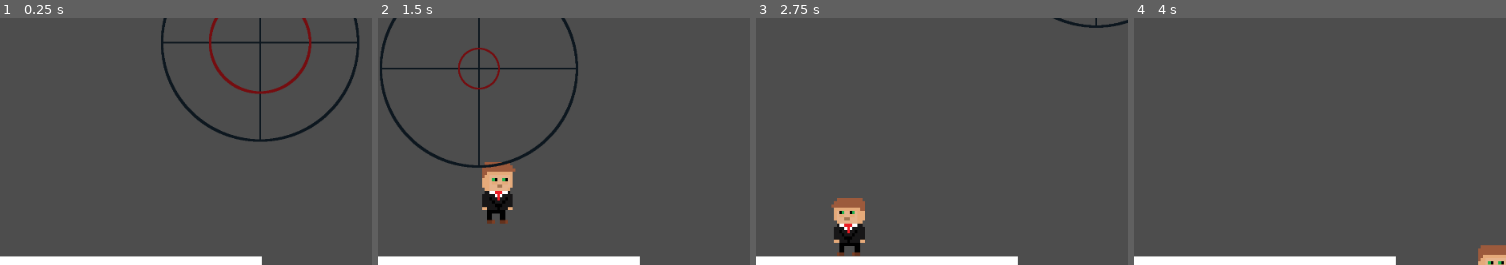
Above: before the commit, frames 1-4 (left to right).
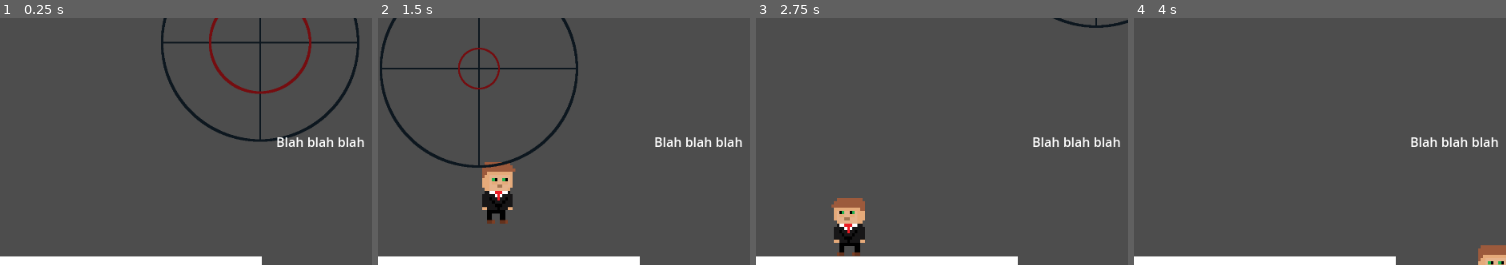
Above: after the commit, the same moments.

Repository: azsocha/Protect-the-VIP
Game: Godot game, scene res://FinalLevel.tscn
Two runs of this game, one before a commit and one after it. Both use one fixed random seed, a clock stepped at 60 frames per second and the inputs below. This scene is started directly instead of the project's main scene. The engine's default icon, where the game draws it, is replaced by a stand-in: a white triangle on a blue panel in a dark square.
Inputs (mouse positions are % of the whole screen's width and height, from its top left):
- Up to frame 1 (0.25 s): no input
- Up to frame 2 (1.5 s): tap Enter at 0.5 s; move the mouse to (77, 42) at 0.52 s; hold Right (move_right) from 0.53 s (still down); click (77, 42) at 0.6 s; tap Space (jump) at 0.77 s; move the mouse to (32, 53) at 1.27 s; click (32, 53) at 1.35 s
- Up to frame 3 (2.75 s): tap Space (jump) at 1.52 s; move the mouse to (64, 25) at 2.02 s; release Right (move_right) at 2.03 s; hold A (move_left) from 2.03 s (still down); click (64, 25) at 2.1 s
- Up to frame 4 (4 s): move the mouse to (48, 69) at 2.77 s; release A (move_left) at 2.78 s; hold Right (move_right) from 2.78 s (still down); click (48, 69) at 2.85 s; tap Space (jump) at 3.02, 3.77 s; move the mouse to (86, 63) at 3.52 s; click (86, 63) at 3.6 s
The pictures show only the part of the screen within x 19-69%, y 43-93%; the shares and areas given below are measured in that part.

The runs differ from the first frame. In frame 1, 0.6% of the frame differs, in the area x 74-98%, y 48-53%; in frame 2, 0.6%; in frame 3, 0.6%; in frame 4, 0.6%.

Commit message:
minor updates

Diff:
--- a/team-3-final-project/FinalLevel.tscn
+++ b/team-3-final-project/FinalLevel.tscn
@@ -6,7 +6,7 @@
 [ext_resource type="PackedScene" uid="uid://cwv5ooc24w7rm" path="res://player_2.tscn" id="4_8vada"]
 [ext_resource type="PackedScene" uid="uid://cgpvvcjmwt6va" path="res://dead.tscn" id="6_2kwai"]
 
-[node name="Level 3" type="Node2D"]
+[node name="Final Level" type="Node2D"]
 script = ExtResource("1_xccnb")
 
 [node name="platform" parent="." instance=ExtResource("2_36vch")]
@@ -22,5 +22,12 @@
 
 [node name="dead" parent="." instance=ExtResource("6_2kwai")]
 
+[node name="Label" type="Label" parent="."]
+offset_left = 519.0
+offset_top = 436.0
+offset_right = 793.0
+offset_bottom = 518.0
+text = "Blah blah blah"
+
 [connection signal="Level3" from="." to="player_2" method="lastLevelAmmo"]
 [connection signal="died" from="player" to="dead" method="_on_area_2d_died"]
--- a/team-3-final-project/sniper.tscn
+++ b/team-3-final-project/sniper.tscn
@@ -6,7 +6,8 @@
 [ext_resource type="Script" path="res://death_laser.gd" id="3_m7l6r"]
 
 [sub_resource type="CapsuleShape2D" id="CapsuleShape2D_wup0p"]
-radius = 10.1677
+radius = 13.8129
+height = 32.1014
 
 [sub_resource type="CircleShape2D" id="CircleShape2D_cm8vw"]
 radius = 11.1388
